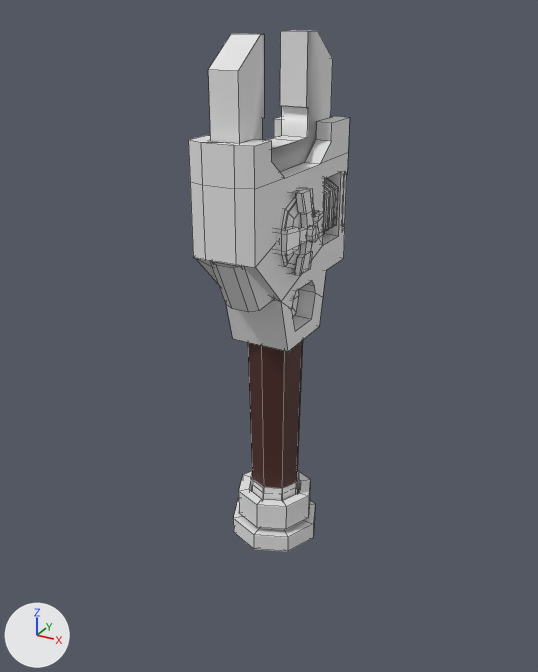
An edit to the FBX model Assets/Resources/Acidlabs/Tails/Tails Weapons/Wrench.fbx, drawn before and after from the same camera.
The view is the same before and after, from a 50 mm lens placed at (0.382, -0.711, 0.453), pointed at (-0.017, 0.014, 0.09). The axes (+X, +Y, +Z) are drawn at lower left. The lights are the same throughout. The picture after the commit comes second. Mesh edges are drawn as thin lines. Vertices at exactly the same position are counted once.

The scene before the commit, as lines of its bpy script (objects in view):
```python
me_spiral = bpy.data.meshes.new('Spiral')
me_spiral.from_pydata(...)  # 1132 vertices, 1012 faces; spans x -0.058..0.06, y -0.116..0.123, z -0.183..0.431
# faces by material slot: [496, 18, 151, 313, 34]
me_spiral.materials.append(mat_metalcooper)  # white #e7e7e7
me_spiral.materials.append(mat_roughpart)  # dark red #4d2922
me_spiral.materials.append(mat_metal_bright)  # white #e7e7e7
me_spiral.materials.append(mat_metal_dark)  # white #e7e7e7
me_spiral.materials.append(mat_glow)  # white #e7e7e7
ob_new_wrench = bpy.data.objects.new('New Wrench', me_spiral)
ob_new_wrench.location = (0.0, 0.0, 0.0)
```
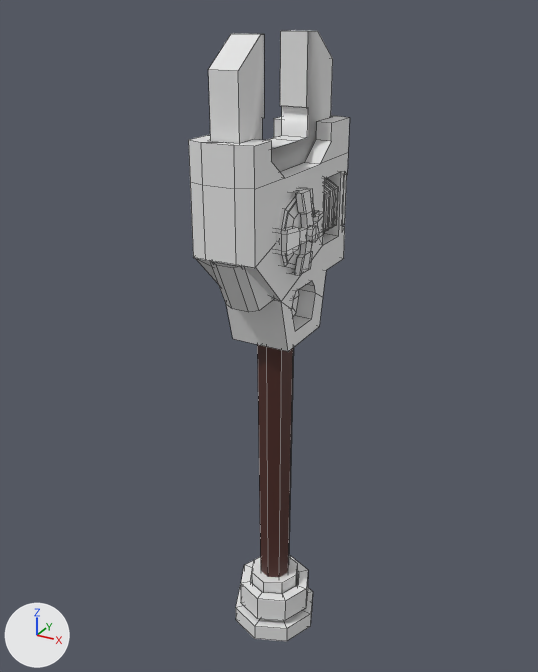
The newer file is also turned or shifted as a whole; pictures and numbers use the older file's frame.

The change in detail:
me_spiral is used by ob_new_wrench; location (0.0, 0.0, 0.0).
me_spiral had 1132 vertices, 1012 faces and spanned x -0.058..0.06, y -0.116..0.123, z -0.183..0.431.
me_spiral now has 1132 vertices, 1012 faces and spans x -0.058..0.06, y -0.116..0.123, z -0.334..0.431.
me_spiral part 1: the loose piece of 56 vertices spanning x -0.056..0.056, y -0.056..0.056, z -0.183..-0.096 is moved by (0.0, 0.0, -0.15).
me_spiral part 2: the loose piece of 32 vertices spanning x -0.048..0.048, y -0.048..0.048, z -0.145..-0.111 is moved by (0.0, 0.0, -0.15).
me_spiral part 3: 24 of 1132 vertices moved; they spanned x -0.034..0.034, y -0.034..0.034, z -0.148..0.102 and now span x -0.03..0.03, y -0.03..0.03, z -0.298..0.102; mean shift (0.0, 0.0, -0.1); largest move (0.0, -0.03, -0.105) -> (0.0, -0.02, -0.255).

Location of each change, (x1, y1, x2, y2) in pixels of the pictures (538 x 672 px; the box of a moved part takes in the faces that stretch with it):
'New Wrench', reshaped (17% taller): before (188, 30, 350, 552); after (188, 30, 350, 641)
part 1 of me_spiral, moved or reshaped: before (233, 470, 315, 552); after (236, 557, 313, 641)
part 2 of me_spiral, moved or reshaped: before (239, 471, 310, 530); after (241, 556, 308, 621)
part 3 of me_spiral, moved or reshaped: before (248, 340, 303, 488); after (257, 345, 294, 577)
